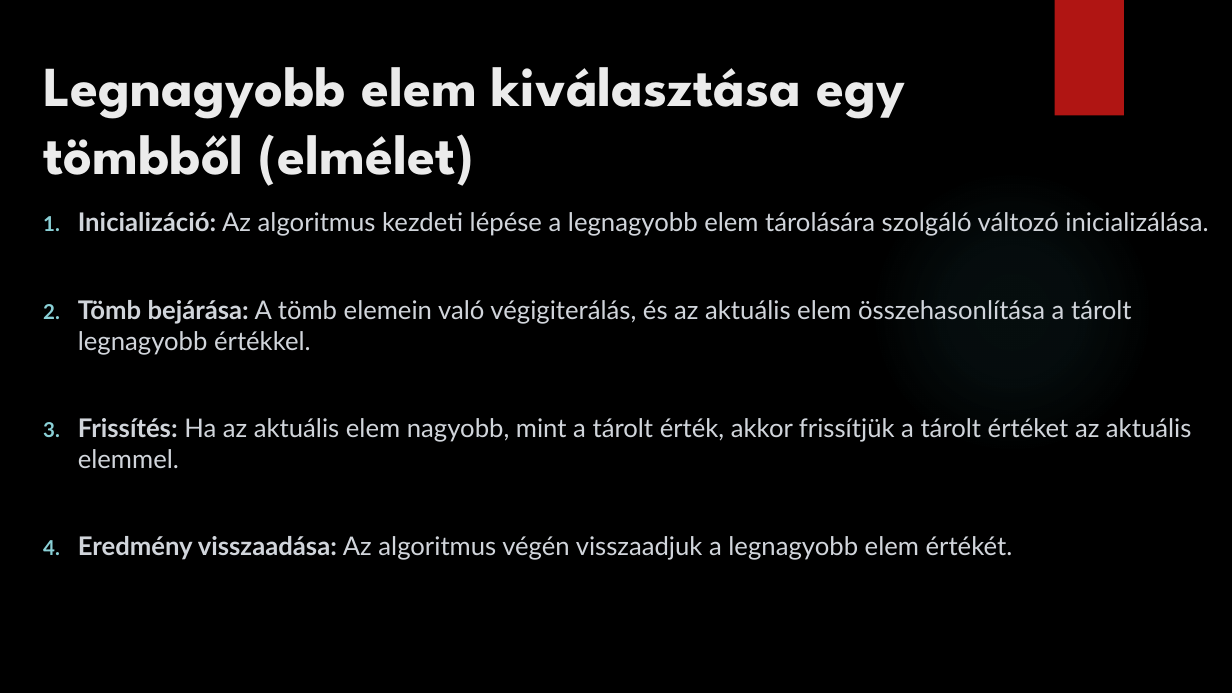
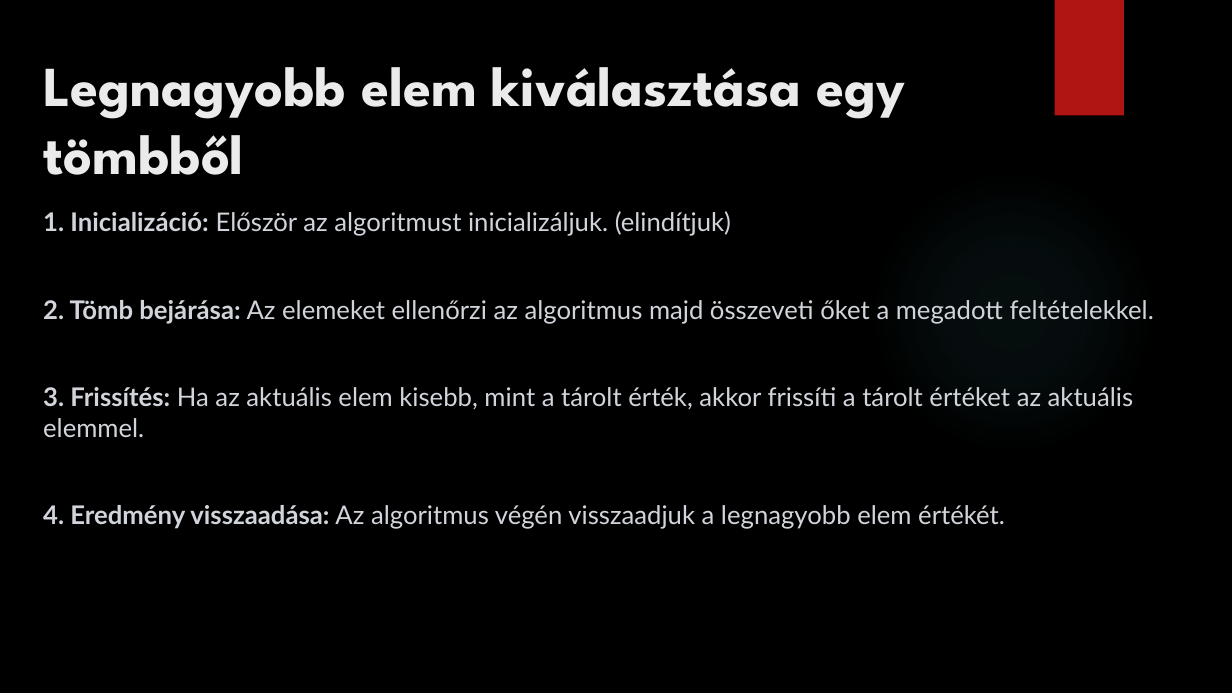
Before and after one commit to kizsi2019/KA_11D, a slide deck: slide 6 of Dunai Krisztián János/Algoritmus.pptx. Drawn at 1232x693 pixels with LibreOffice and Linux fonts; fonts in the diff are those of the drawing; background and template pictures are left out. Boxes give left, top, right and bottom in pixels: in the first picture for what was removed or moved away, otherwise in the second. Text is boxed around its words. In the diff, an @@ line names an element or a change of style, - is before the commit and + after.

```diff
--- a/Dunai Krisztián János/Algoritmus.pptx
+++ b/Dunai Krisztián János/Algoritmus.pptx
@@ title at (43, 67, 905, 175): text changed @@
-Legnagyobb elem kiválasztása egy tömbből (elmélet)
+Legnagyobb elem kiválasztása egy tömbből
@@ text at (43, 211, 1154, 529): text changed @@
-1. Inicializáció: Az algoritmus kezdeti lépése a legnagyobb elem tárolására szolgáló változó inicializálása.
-2. Tömb bejárása: A tömb elemein való végigiterálás, és az aktuális elem összehasonlítása a tárolt legnagyobb értékkel.
-3. Frissítés: Ha az aktuális elem nagyobb, mint a tárolt érték, akkor frissítjük a tárolt értéket az aktuális elemmel.
-4. Eredmény visszaadása: Az algoritmus végén visszaadjuk a legnagyobb elem értékét.
+1. Inicializáció: Először az algoritmust inicializáljuk. (elindítjuk)
+2. Tömb bejárása: Az elemeket ellenőrzi az algoritmus majd összeveti őket a megadott feltételekkel.
+3. Frissítés: Ha az aktuális elem kisebb, mint a tárolt érték, akkor frissíti a tárolt értéket az aktuális elemmel.
+4. Eredmény visszaadása: Az algoritmus végén visszaadjuk a legnagyobb elem értékét.
```
Also in this commit, not shown: 7 other slides changed.
